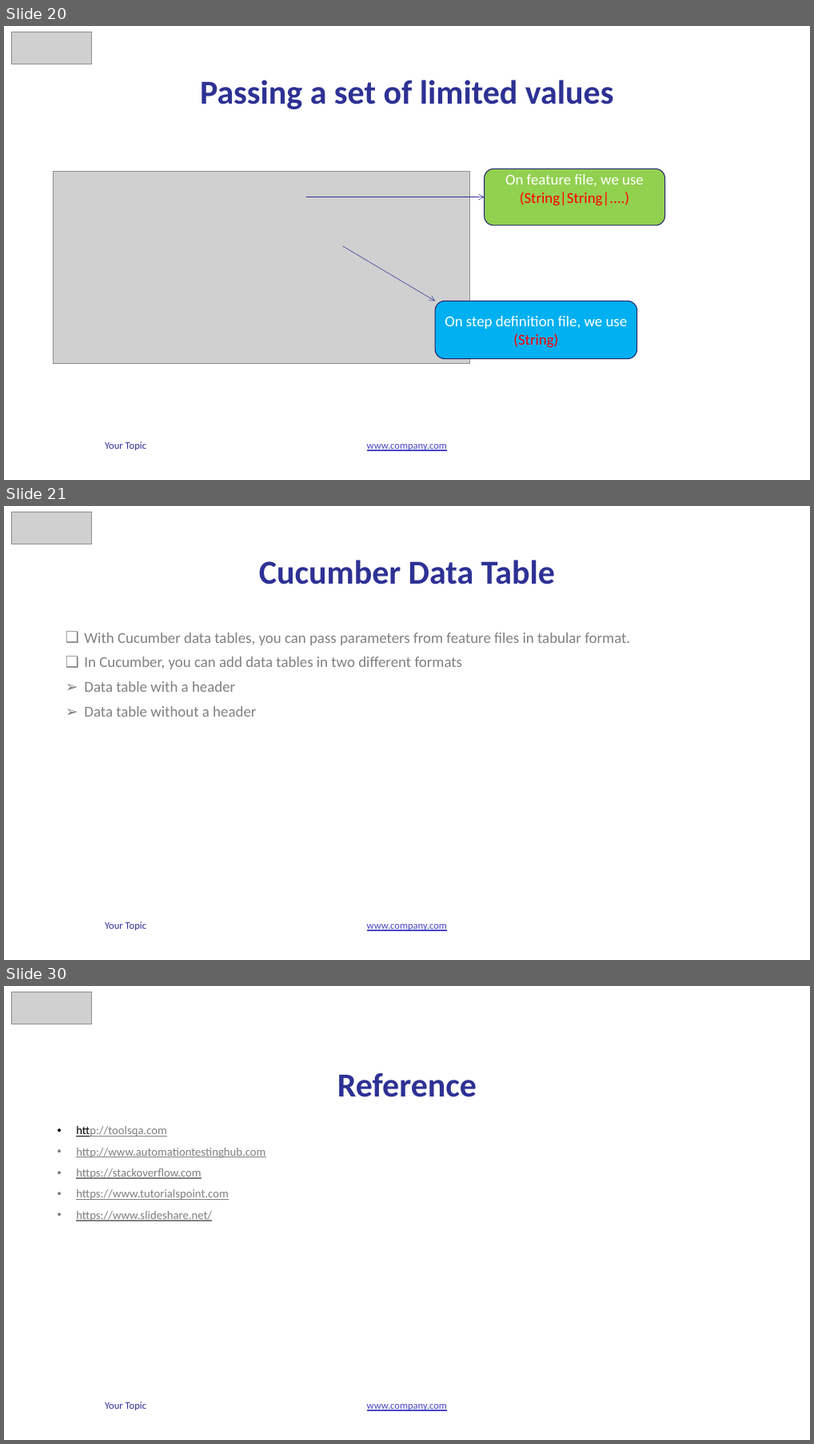
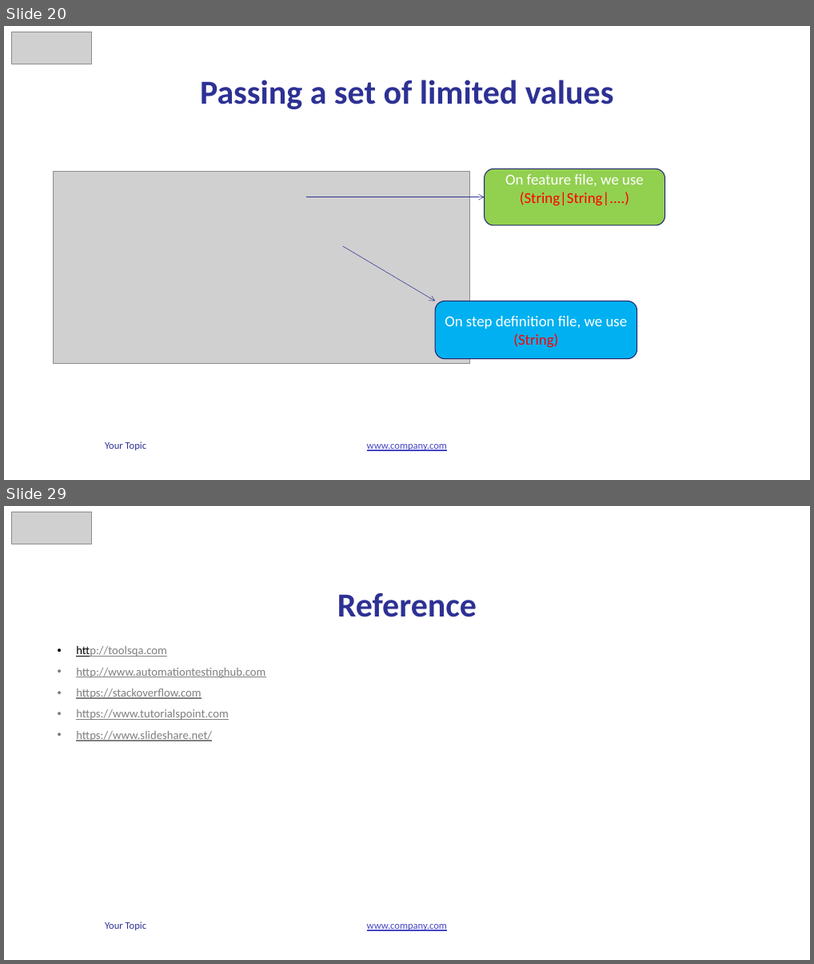
Before and after one commit to vunguyen2588/Cucumber, a slide deck: b4uconference_cucumber_slide.pptx. Shown one above the other, each under a label of ours: slides 20, 21 and 30 before the commit, slides 20 and 29 after it; the slides between them are not shown. The pictures are 814x1444 and 814x964 pixels, drawn with LibreOffice and Linux fonts; fonts in the diff are those of the drawing; grey boxes stand for pictures. Boxes give left, top, right and bottom in pixels: in the first picture for what was removed or moved away, otherwise in the second. Text is boxed around its words. In the diff, an @@ line names an element or a change of style, - is before the commit and + after.

```diff
--- a/b4uconference_cucumber_slide.pptx
+++ b/b4uconference_cucumber_slide.pptx
@@ slide 21 removed at (4,506,810,960), background #FFFFFF; not listed: 2 template elements that a slide beside it also shows @@
@@ picture removed at (11,512,92,544) @@
@@ title removed at (259,560,555,584) @@
-Cucumber Data Table
@@ text removed at (84,632,630,716) @@
-❑ With Cucumber data tables, you can pass parameters from feature files in tabular format.
-❑ In Cucumber, you can add data tables in two different formats
-➢ Data table with a header
-➢ Data table without a header
@@ what was slide 30 is now slide 29 @@
```
Also in this commit, not shown: 4 slides changed, 4 slides added, 4 other slides removed, 5 other files.
